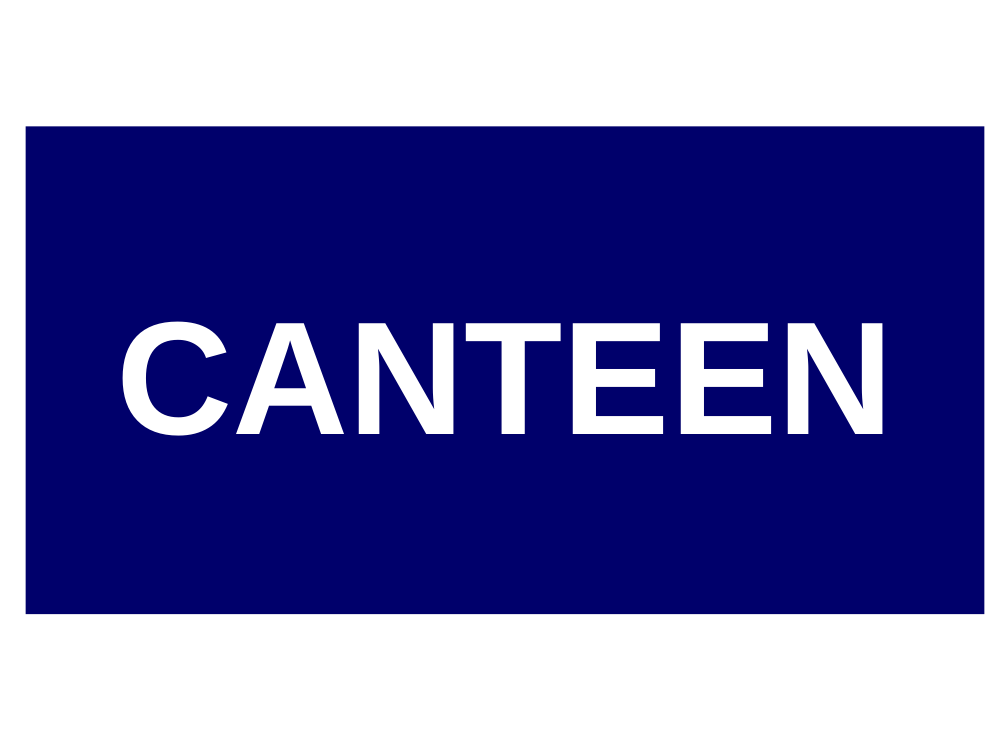
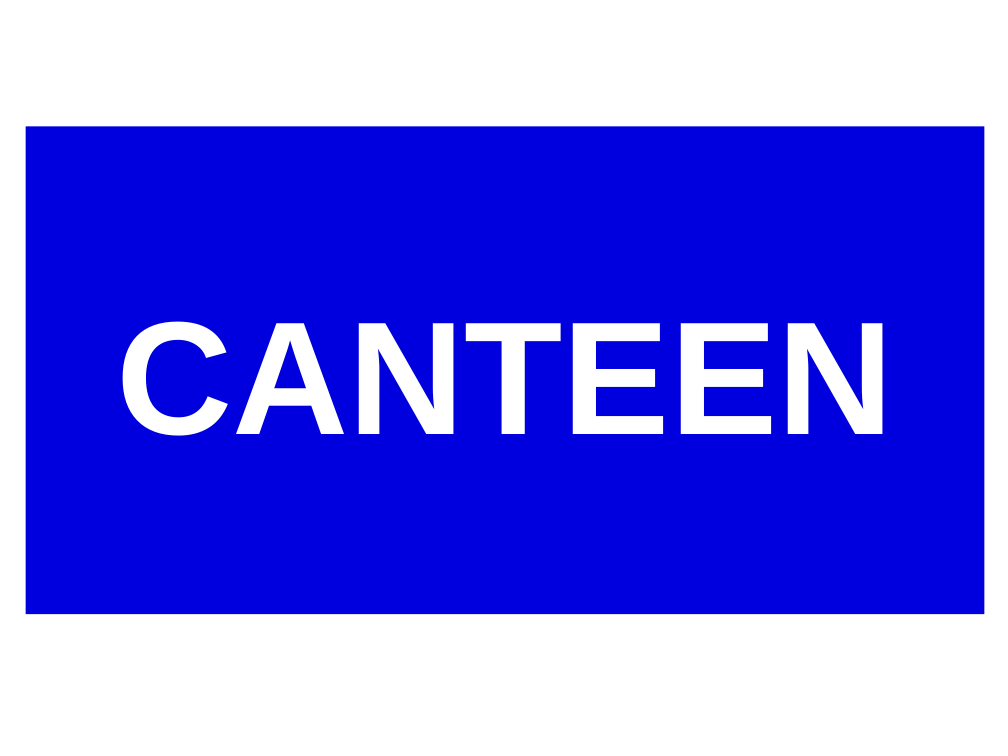
Before and after one commit to easyNav/easyNav-gears2, a slide deck: slide 29 of Cruncher/blue.pptx. Drawn at 1008x756 pixels with LibreOffice and Linux fonts; fonts in the diff are those of the drawing. Boxes give left, top, right and bottom in pixels: in the first picture for what was removed or moved away, otherwise in the second. Text is boxed around its words. In the diff, an @@ line names an element or a change of style, - is before the commit and + after.

```diff
--- a/Cruncher/blue.pptx
+++ b/Cruncher/blue.pptx
@@ rectangle "CANTEEN" at (x1=25, y1=126, x2=984, y2=614): fill #00006B to #0000DE @@
```
Also in this commit, not shown: 32 other slides changed, 3 slides added, 3 other files.
